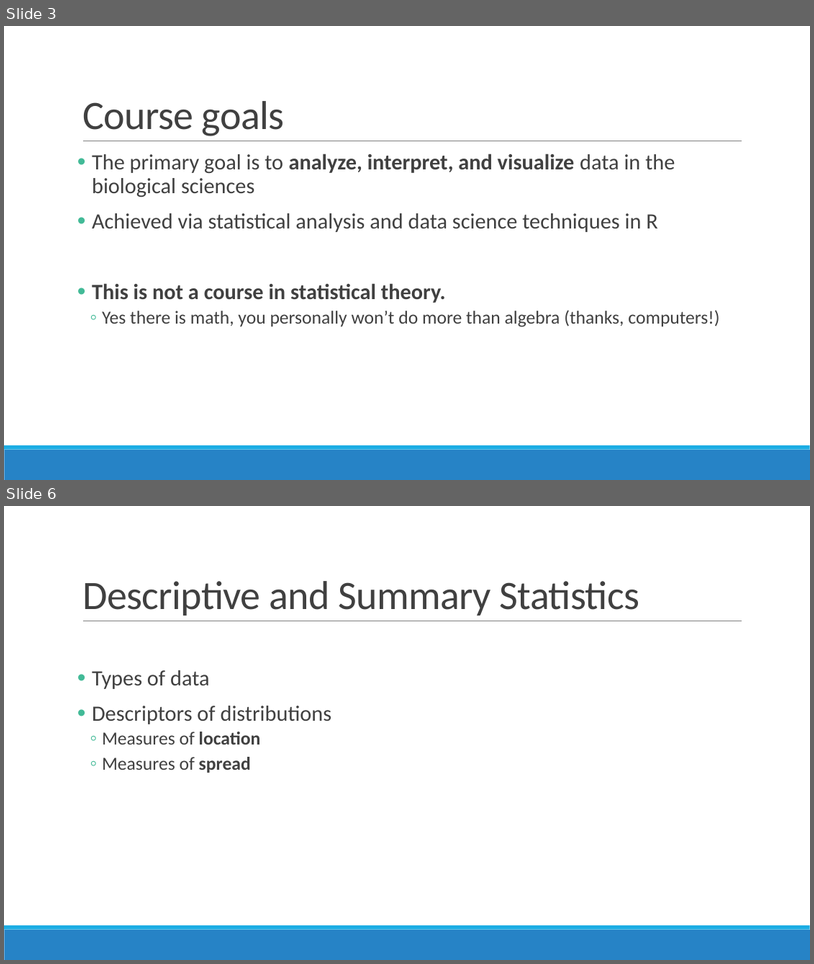
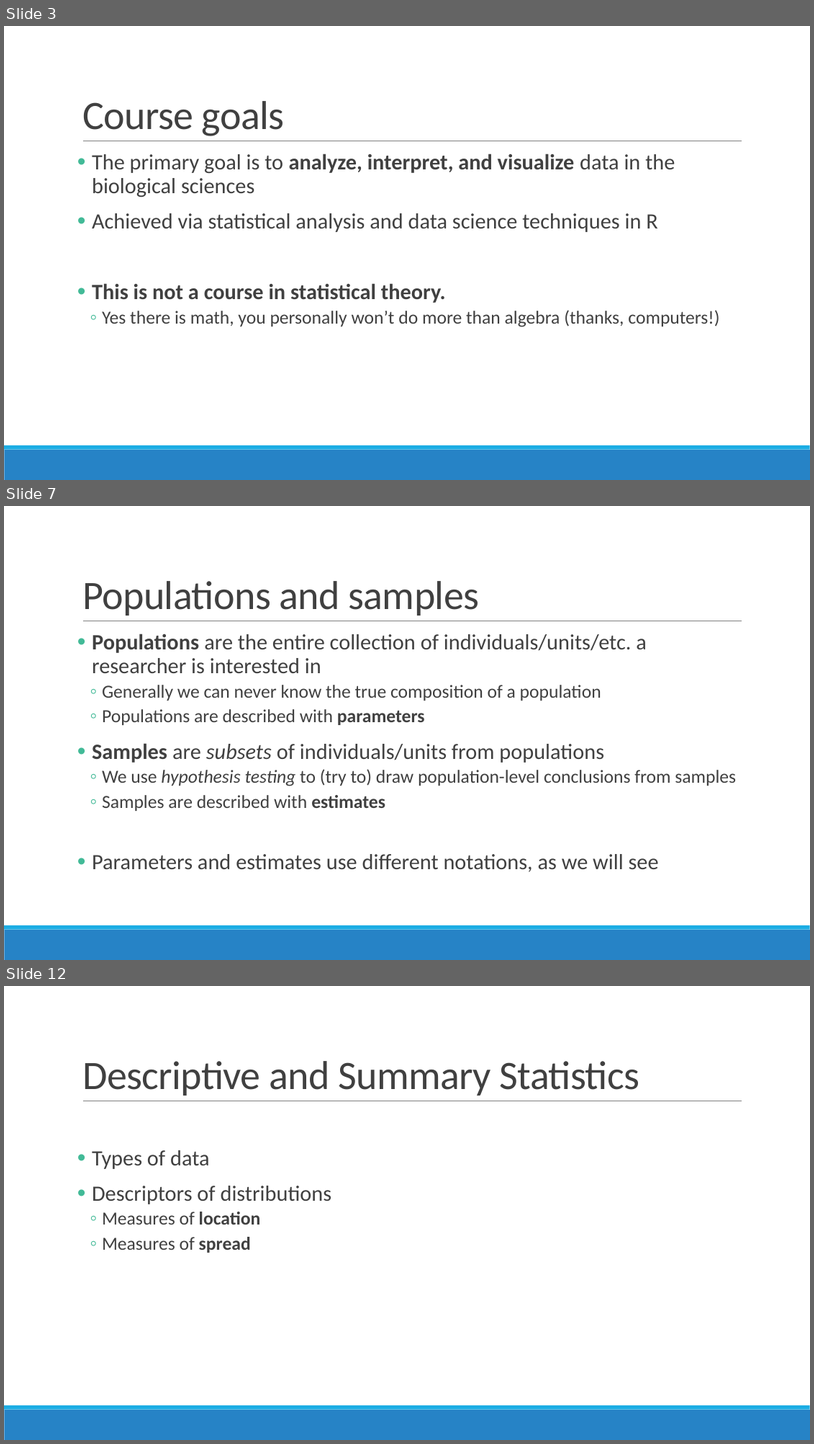
Before and after one commit to sjspielman/bio5312_fall2017, a slide deck: slides/intro.pptx. Shown one above the other, each under a label of ours: slides 3 and 6 before the commit, slides 3, 7 and 12 after it; the slides between them are not shown. The pictures are 814x964 and 814x1444 pixels, drawn with LibreOffice and Linux fonts; fonts in the diff are those of the drawing. Boxes give left, top, right and bottom in pixels: in the first picture for what was removed or moved away, otherwise in the second. Text is boxed around its words. In the diff, an @@ line names an element or a change of style, - is before the commit and + after.

```diff
--- a/slides/intro.pptx
+++ b/slides/intro.pptx
@@ slide 7 added at [4,506,810,960], background #FFFFFF; not listed: 3 template elements that a slide beside it also shows @@
@@ title added at [82,581,479,615], 48 pt, text #404040 @@
+Populations and samples
@@ text added at [92,633,736,872], 22 pt, text #404040 @@
+• Populations are the entire collection of individuals/units/etc. a researcher is interested in
+  ◦ Generally we can never know the true composition of a population
+  ◦ Populations are described with parameters
+• Samples are subsets of individuals/units from populations
+  ◦ We use hypothesis testing to (try to) draw population-level conclusions from samples
+  ◦ Samples are described with estimates
+• Parameters and estimates use different notations, as we will see
@@ what was slide 6 is now slide 12 @@
```
Also in this commit, not shown: 7 slides changed, 13 other slides added, 1 slide removed, 7 other files.
